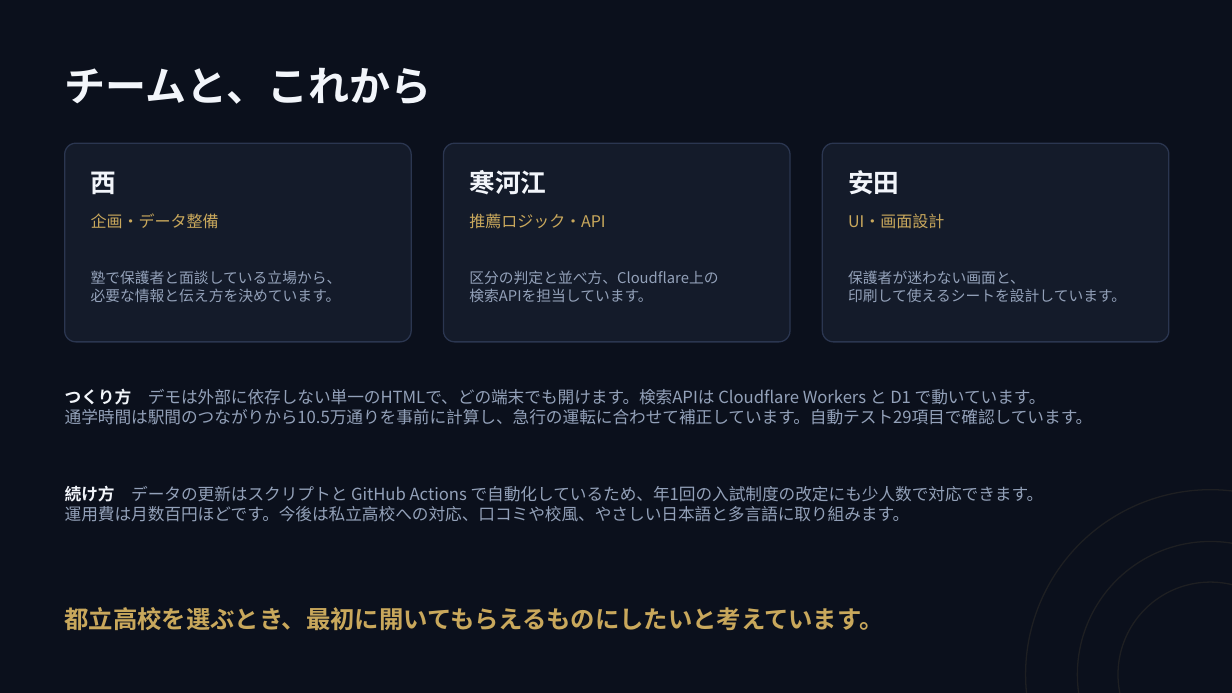
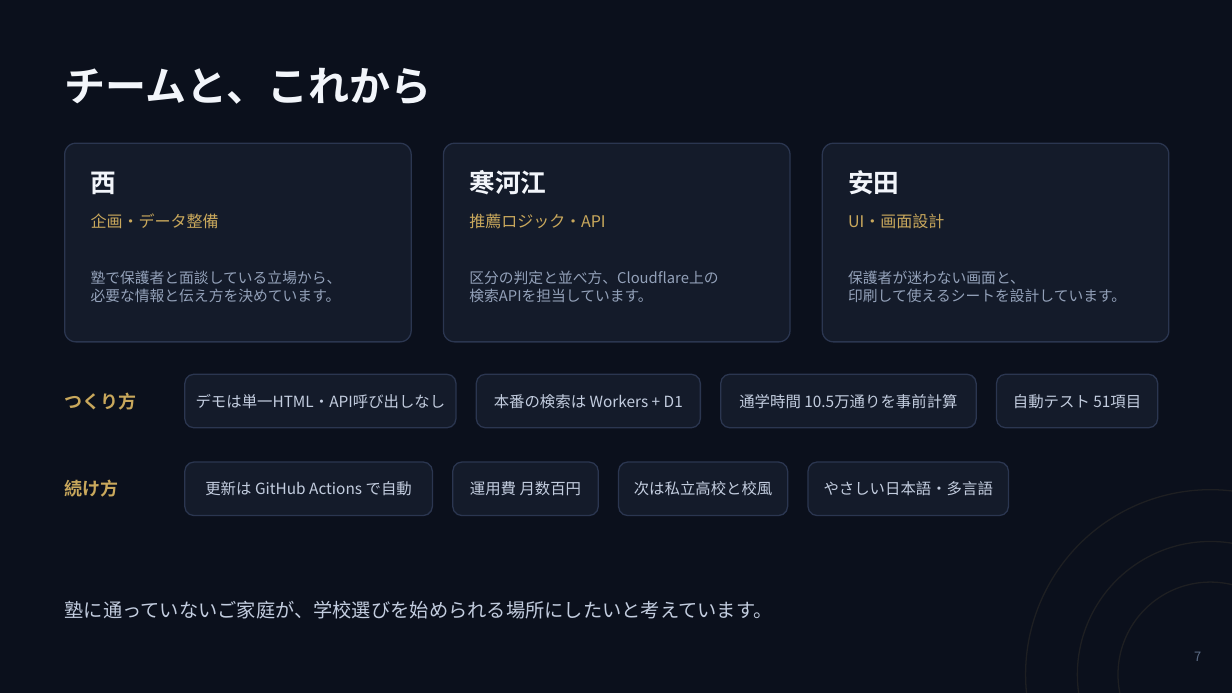
Before and after one commit to Nishi-Taiga/Course_Compass, a slide deck: slide 7 of docs/slides/shinro-compass-slides.pptx. Drawn at 1232x693 pixels with LibreOffice and Linux fonts; fonts in the diff are those of the drawing. Boxes give left, top, right and bottom in pixels: in the first picture for what was removed or moved away, otherwise in the second. Text is boxed around its words. In the diff, an @@ line names an element or a change of style, - is before the commit and + after.

```diff
--- a/docs/slides/shinro-compass-slides.pptx
+++ b/docs/slides/shinro-compass-slides.pptx
@@ rounded rectangle added at (185,374,457,428), fill #141B2A, outline #2B3650 1 pt @@
@@ rounded rectangle added at (477,374,701,428), fill #141B2A, outline #2B3650 1 pt @@
@@ rounded rectangle added at (721,374,977,428), fill #141B2A, outline #2B3650 1 pt @@
@@ rounded rectangle added at (997,374,1159,428), fill #141B2A, outline #2B3650 1 pt @@
@@ text at (65,392,137,410): text changed; size 13 to 14 pt; text colour #93A1B9 to #C9A85C; bold on @@
-つくり方 デモは外部に依存しない単一のHTMLで、どの端末でも開けます。検索APIは Cloudflare Workers と D1 で動いています。
-通学時間は駅間のつながりから10.5万通りを事前に計算し、急行の運転に合わせて補正しています。自動テスト29項目で確認しています。
+つくり方
@@ text added at (196,394,446,409), 12 pt, text #C3CDDF @@
+デモは単一HTML・API呼び出しなし
@@ text added at (494,394,683,409), 12 pt, text #C3CDDF @@
+本番の検索は Workers + D1
@@ text added at (739,394,957,409), 12 pt, text #C3CDDF @@
+通学時間 10.5万通りを事前計算
@@ text added at (1013,394,1141,408), 12 pt, text #C3CDDF @@
+自動テスト 51項目
@@ text added at (65,479,119,497), 14 pt, text #C9A85C, bold @@
+続け方
@@ rounded rectangle added at (185,462,433,516), fill #141B2A, outline #2B3650 1 pt @@
@@ rounded rectangle added at (453,462,598,516), fill #141B2A, outline #2B3650 1 pt @@
@@ rounded rectangle added at (619,462,788,516), fill #141B2A, outline #2B3650 1 pt @@
@@ rounded rectangle added at (808,462,1008,516), fill #141B2A, outline #2B3650 1 pt @@
@@ text removed at (65,485,1044,522) @@
-続け方 データの更新はスクリプトと GitHub Actions で自動化しているため、年1回の入試制度の改定にも少人数で対応できます。
-運用費は月数百円ほどです。今後は私立高校への対応、口コミや校風、やさしい日本語と多言語に取り組みます。
@@ text added at (205,481,412,495), 12 pt, text #C3CDDF @@
+更新は GitHub Actions で自動
@@ text added at (470,481,582,496), 12 pt, text #C3CDDF @@
+運用費 月数百円
@@ text added at (634,481,773,495), 12 pt, text #C3CDDF @@
+次は私立高校と校風
@@ text added at (824,481,993,495), 12 pt, text #C3CDDF @@
+やさしい日本語・多言語
@@ text at (65,601,773,619): text changed; size 19 to 15 pt; text colour #C9A85C to #C3CDDF; bold off @@
-都立高校を選ぶとき、最初に開いてもらえるものにしたいと考えています。
+塾に通っていないご家庭が、学校選びを始められる場所にしたいと考えています。
@@ text added at (1194,651,1201,661), 10 pt, text #5C6B84 @@
+7
```
Also in this commit, not shown: 6 other slides changed, 1 other file.
